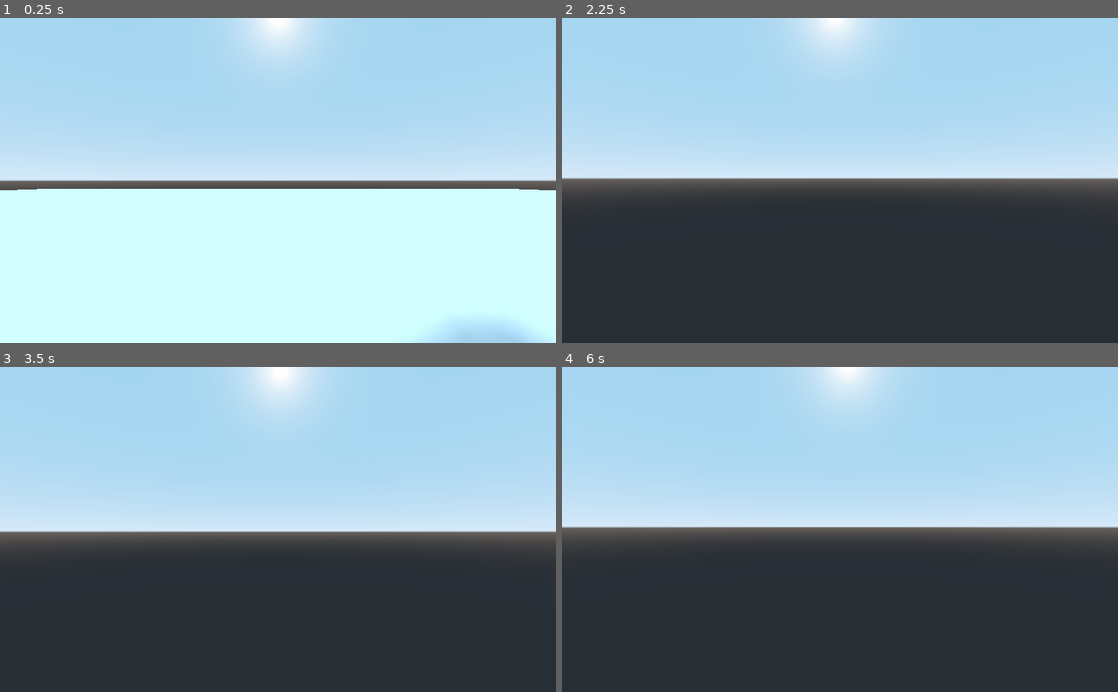
Above: before the commit, frames 1-4 (two rows, left to right).
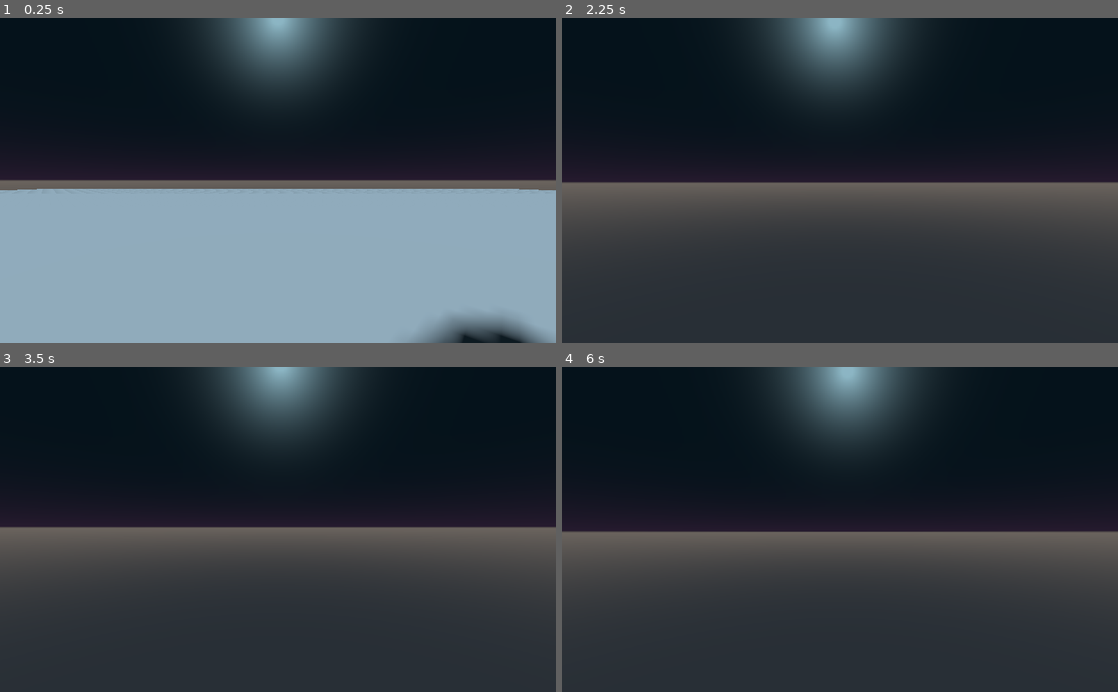
Above: after the commit, the same moments.

Repository: TheEvenOnes/pewpew
Game: Godot game, scene res://scenes/DemoScene.tscn
The game is run twice, just before and just after one commit, with the same random seed, the same clock (stepped at 60 frames per second) and the same inputs.
Inputs (mouse positions are in pixels of both pictures, inside the frame that each line leads up to):
- Up to frame 1 (0.25 s): no input
- Up to frame 2 (2.25 s): tap Enter at 0.5 s; move the mouse to (867, 180) at 0.52 s; hold W (movement_forward) from 0.53 s (still down); tap Space (movement_jump) at 0.77, 1.52 s; move the mouse to (812, 180) at 1.27 s; move the mouse to (851, 174) at 2.02 s
- Up to frame 3 (3.5 s): keep holding W (movement_forward); tap Space (movement_jump) at 2.75, 3.02 s; move the mouse to (272, 536) at 2.77 s
- Up to frame 4 (6 s): tap Enter at 3.5, 5 s; move the mouse to (878, 532) at 3.52 s; tap Space (movement_jump) at 3.77, 4.25, 4.52, 5.75 s; move the mouse to (795, 526) at 4.27 s; move the mouse to (845, 529) at 5.02 s; move the mouse to (817, 523) at 5.77 s; release W (movement_forward) at 5.78 s; hold D (movement_right) from 5.78 s (still down)

The runs differ from the first frame. In frame 1, 98% of the frame differs, in the area x 0-100%, y 0-100%; in frame 2, 62%; in frame 3, 56%; in frame 4, 62%.

Commit message:
Fix camera pitch direction and tweak env a bit

Diff:
--- a/default_env.tres
+++ b/default_env.tres
@@ -1,6 +1,12 @@
 [gd_resource type="Environment" load_steps=2 format=2]
 
 [sub_resource type="ProceduralSky" id=1]
+sky_top_color = Color( 0.0470588, 0.129412, 0.176471, 1 )
+sky_horizon_color = Color( 0.243137, 0.176471, 0.290196, 1 )
+sky_curve = 0.0499306
+sky_energy = 0.42
+ground_curve = 0.0672718
+sun_color = Color( 0.262745, 0.466667, 0.552941, 1 )
 
 [resource]
 background_mode = 2
--- a/scenes/Player.gd
+++ b/scenes/Player.gd
@@ -15,6 +15,7 @@
 var rotation_helper
 
 var MOUSE_SENSITIVITY = 0.05
+
 
 func _ready():
 	camera = $RotationHelper/Camera
@@ -92,7 +93,7 @@
 
 func _input(event):
 	if event is InputEventMouseMotion and Input.get_mouse_mode() == Input.MOUSE_MODE_CAPTURED:
-		rotation_helper.rotate_x(deg2rad(event.relative.y * MOUSE_SENSITIVITY))
+		rotation_helper.rotate_x(deg2rad(event.relative.y * MOUSE_SENSITIVITY * -1))
 		self.rotate_y(deg2rad(event.relative.x * MOUSE_SENSITIVITY * -1))
 
 		var camera_rot = rotation_helper.rotation_degrees
